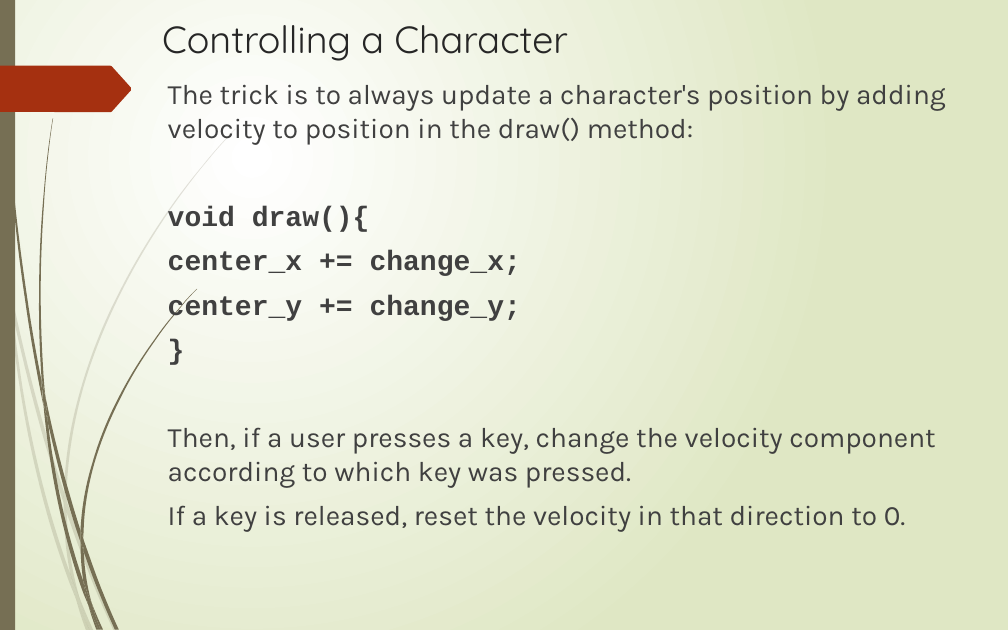
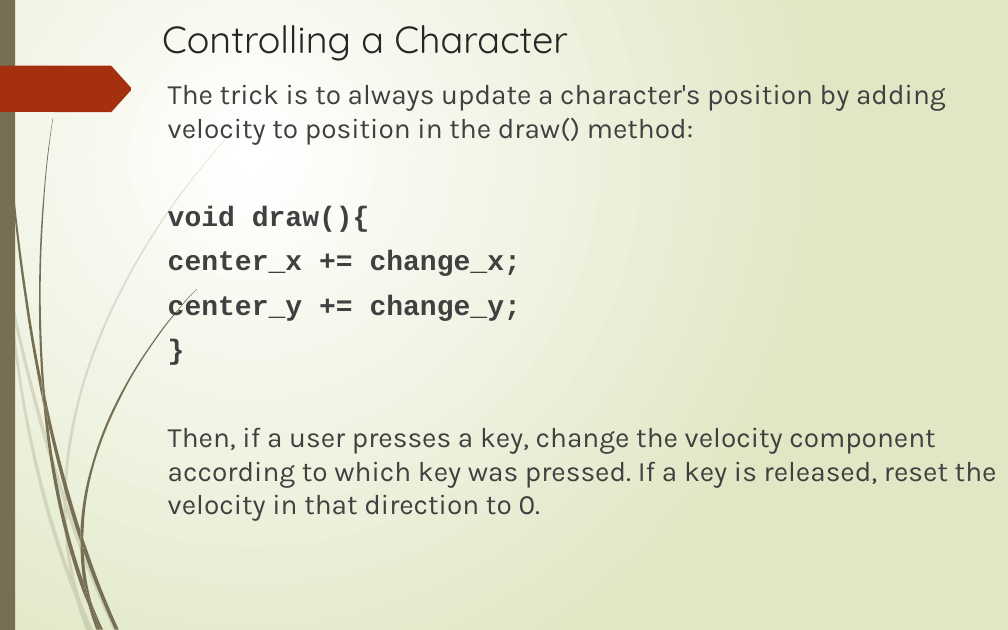
Before and after one commit to LongBaoNguyen/longbaonguyen.github.io, a slide deck: slide 7 of courses/apcsa/processing/processing2.pptx. Drawn at 1008x630 pixels with LibreOffice and Linux fonts; fonts in the diff are those of the drawing. Boxes give left, top, right and bottom in pixels: in the first picture for what was removed or moved away, otherwise in the second. Text is boxed around its words. In the diff, an @@ line names an element or a change of style, - is before the commit and + after.

```diff
--- a/courses/apcsa/processing/processing2.pptx
+++ b/courses/apcsa/processing/processing2.pptx
@@ text at [168, 427, 997, 521]: text changed @@
-Then, if a user presses a key, change the velocity component according to which key was pressed.
-If a key is released, reset the velocity in that direction to 0.
+Then, if a user presses a key, change the velocity component according to which key was pressed. If a key is released, reset the velocity in that direction to 0.
```
Also in this commit, not shown: 2 other slides changed, 1 slide added, 4 other files.
